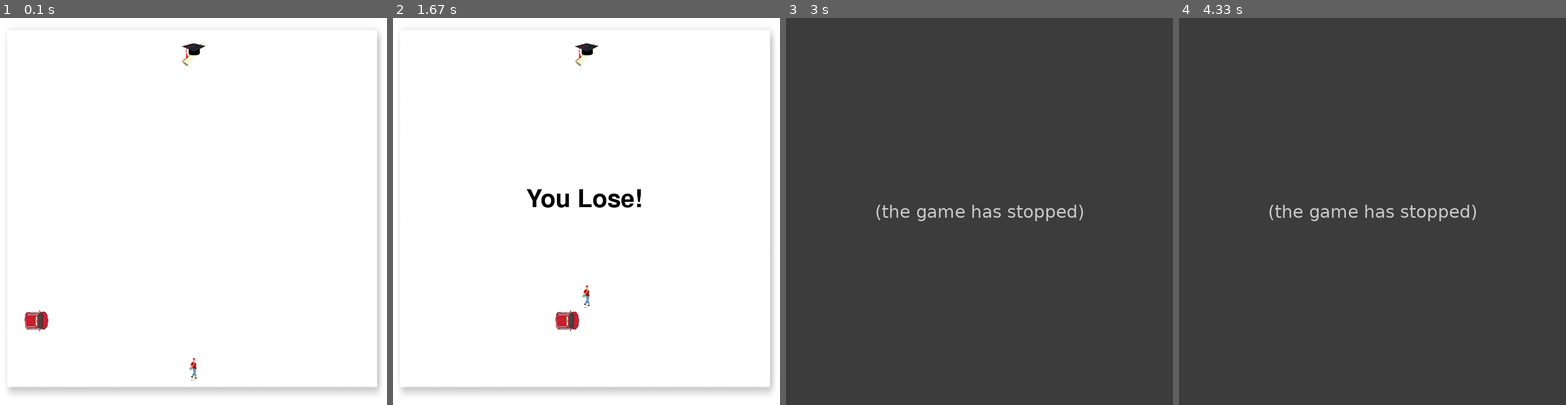
Above: before the commit, frames 1-4 (left to right).
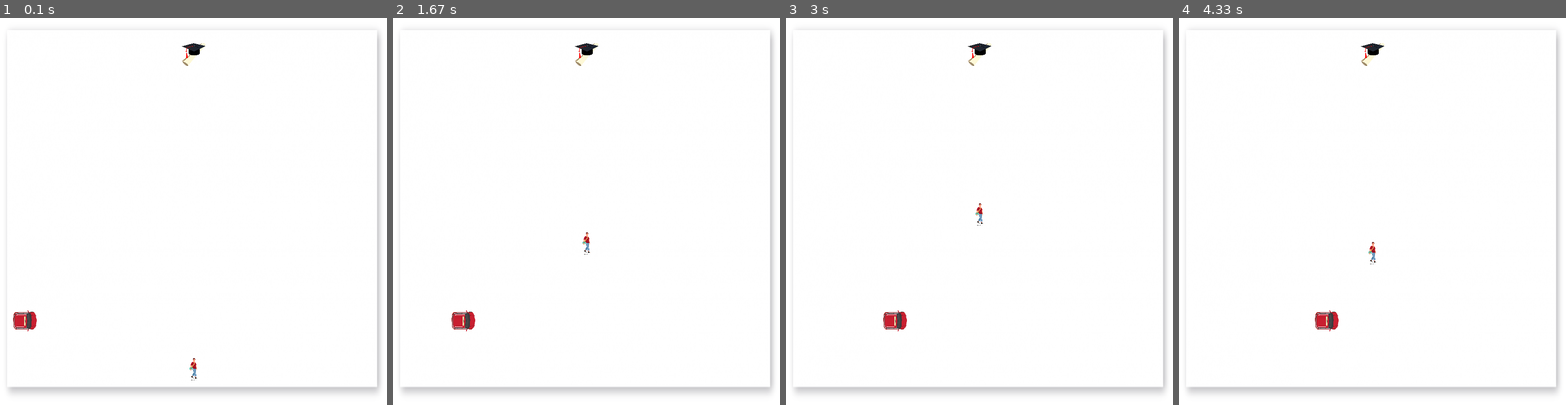
Above: after the commit, the same moments.

Repository: lorenabas/projetofinal.pygame
Game: pygame game, started from PyGame.py
Same seed, same stepped clock (60 frames per second), same inputs: the game is played once before the commit and once after it.
Inputs:
- Up to frame 1 (0.1 s): no input
- Up to frame 2 (1.67 s): hold Up 0.33-0.8 s; hold Down 0.83-1.13 s; hold Up 1.17-1.53 s; hold Down from 1.57 s (still down)
- Up to frame 3 (3 s): release Down at 1.93 s; hold Up 1.97-2.27 s; hold Down 2.3-2.6 s; hold Up from 2.63 s (still down)
- Up to frame 4 (4.33 s): release Up at 3 s; hold Down 3.03-3.4 s; hold Up 3.43-3.73 s; hold Down 3.77-4.07 s; hold Up from 4.1 s (still down)

The runs differ from the first frame. In frame 1, 0.4% of the frame differs, in the area x 3-13%, y 75-81%; in frame 2, 1.2%; in frame 3, 100%, in the area x 0-100%, y 0-100%; in frame 4, 100%.
Before the commit the program exited at 2.03 s; later frames show no game.

Commit message:
Ajuste velocidade

Diff:
--- a/PyGame.py
+++ b/PyGame.py
@@ -211,7 +211,7 @@
 # Classe para representar os carros não controlados pelo jogador
 class CarroCharacter(Elementojogo):
     # Quantas peças o carro se move por segundo
-    SPEED = 5
+    SPEED = 1
     def __init__(self, image_path, x, y, largura, altura):
         super().__init__(image_path, x, y, largura, altura)
     # A função Mover irá mover o carro para a direita e esquerda automaticamente
